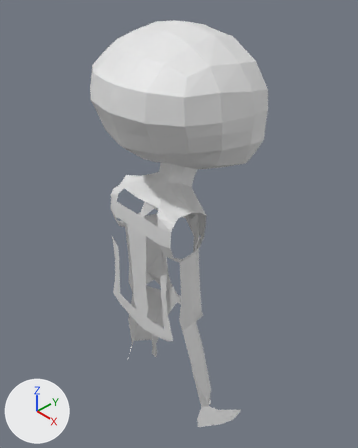
The Blender file IS3 Project/Assets/3D Assets/Poppy.blend: old version first, new version second.
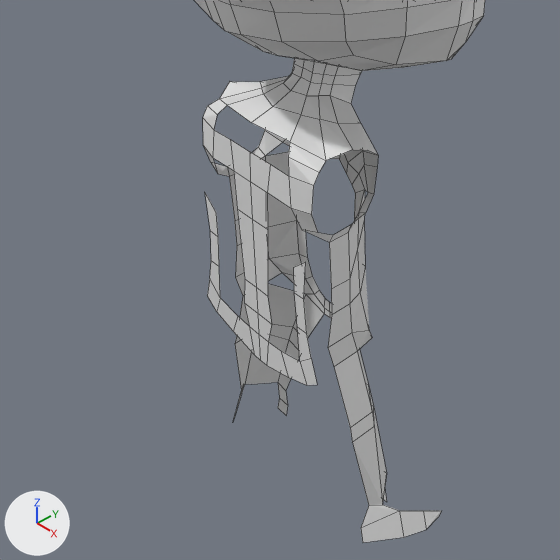
Each version is shown whole from a 50 mm camera at (3.27, -3.01, 1.48) aimed at (-0.05, 0.09, -1.53), then close up on the part from 0% to 85% of the width and 29% to 98% of the height. Arrows for +X, +Y and +Z are at lower left; the lights stay in place. The older version's two pictures come first. The close-ups show mesh edges as thin lines.

The scene before the commit, as lines of its bpy script (objects in view):
```python
me_head = bpy.data.meshes.new('head')
me_head.from_pydata(...)  # 306 vertices, 231 faces, 7 loose edges; spans x -1.01..0.0, y -0.74..0.67, z -4.01..0.57
me_head.materials.append(mat_material)  # white #e7e7e7
ob_head = bpy.data.objects.new('head', me_head)
ob_head.location = (0.0, 0.0, 0.0)
_m = ob_head.modifiers.new('Mirror', 'MIRROR')
_m.use_clip = True
```
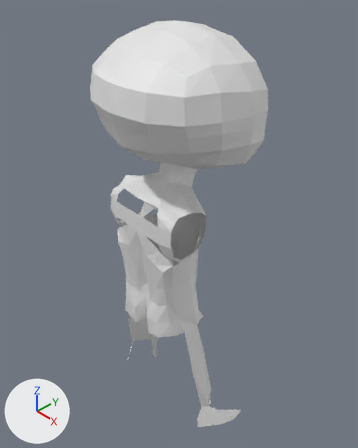
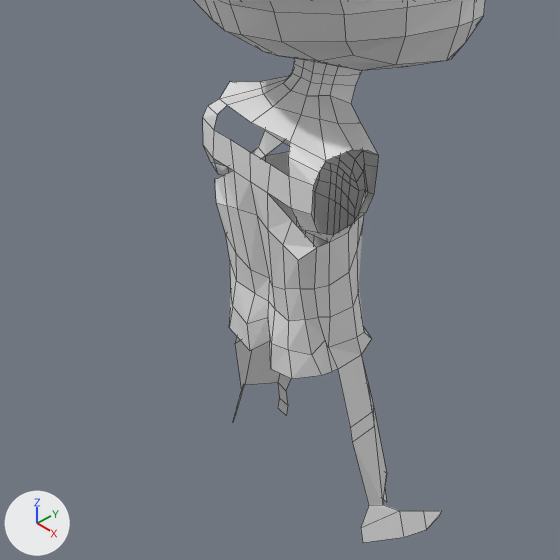
What differs and where, as boxes [x1, y1, x2, y2] in the close-ups (560 x 560 px; the box of a moved part takes in the faces that stretch with it):
part 1 of me_head, moved or reshaped: before [205, 140, 372, 427]; after [215, 140, 372, 427]

What the commit changed:
me_head is used by ob_head; location (0.0, 0.0, 0.0).
me_head had 306 vertices, 231 faces, 7 loose edges and spanned x -1.01..0.0, y -0.74..0.67, z -4.01..0.57.
me_head now has 330 vertices, 270 faces and spans x -1.01..0.0, y -0.74..0.67, z -4.01..0.57.
Part 1, on me_head:
5 vertices are removed from x -0.44..0.0, y -0.53..0.06, z -2.34..-1.5.
7 faces are deleted.
7 loose edges are deleted.
3 vertices in x -0.34..0.0, y -0.53..0.06, z -1.87..-1.36 move by (0.0, 0.05, 0.0).
39 vertices move from x -0.53..0.0, y -0.53..0.07, z -2.64..-1.39 to x -0.48..0.0, y -0.53..0.13, z -2.64..-1.39.
29 vertices are added at x -0.44..0.0, y -0.52..0.12, z -2.4..-1.41.
46 new faces join them.
